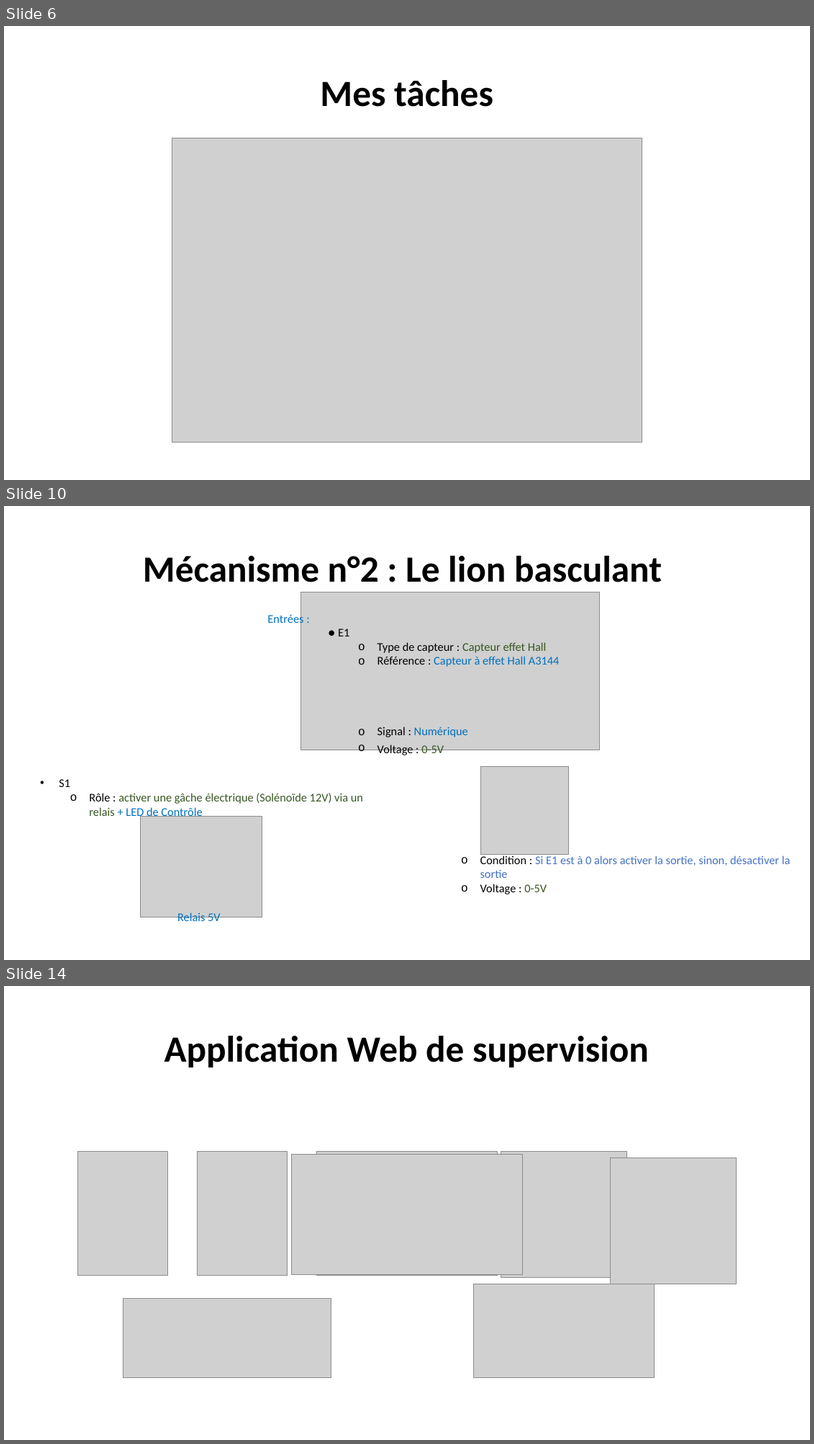
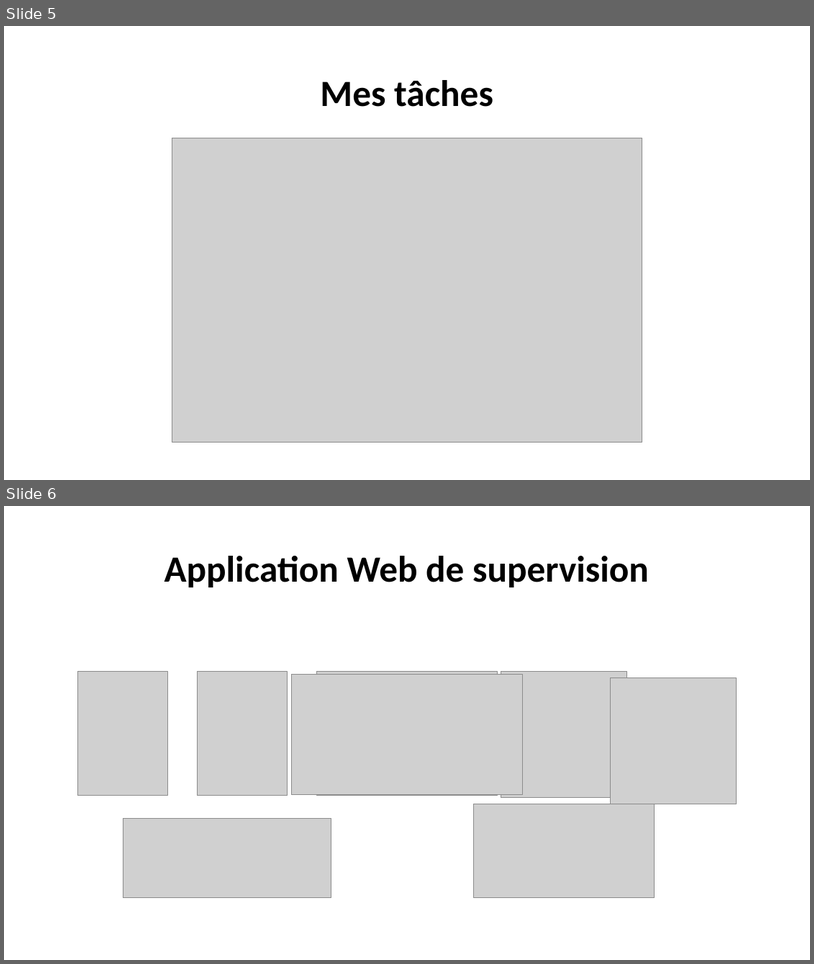
Before and after one commit to corentin-breny/Systeme_Escape_Game_13emePorte, a slide deck: Etudiants/Joshua/PremièreRevueDeProjet.pptx. Shown one above the other, each under a label of ours: slides 6, 10 and 14 before the commit, slides 5 and 6 after it; the slides between them are not shown. The pictures are 814x1444 and 814x964 pixels, drawn with LibreOffice and Linux fonts; fonts in the diff are those of the drawing; grey boxes stand for pictures; background and template pictures are left out. Boxes give left, top, right and bottom in pixels: in the first picture for what was removed or moved away, otherwise in the second. Text is boxed around its words. In the diff, an @@ line names an element or a change of style, - is before the commit and + after.

```diff
--- a/Etudiants/Joshua/PremièreRevueDeProjet.pptx
+++ b/Etudiants/Joshua/PremièreRevueDeProjet.pptx
@@ slide 10 removed at box(4, 506, 810, 960), background picture (left out) @@
@@ title removed at box(143, 556, 662, 582) @@
-Mécanisme n°2 : Le lion basculant
@@ picture removed at box(301, 592, 600, 750) @@
@@ text removed at box(268, 613, 560, 757) @@
-Entrées :
-● E1
-      o Type de capteur : Capteur effet Hall
-      o Référence : Capteur à effet Hall A3144
-      o Signal : Numérique
-      o Voltage : 0-5V
@@ text removed at box(59, 779, 363, 818) @@
-  • S1
-    o Rôle : activer une gâche électrique (Solénoïde 12V) via un relais + LED de Contrôle
@@ picture removed at box(481, 766, 569, 854) @@
@@ picture removed at box(141, 816, 262, 917) @@
@@ text removed at box(481, 855, 791, 894) @@
-    o Condition : Si E1 est à 0 alors activer la sortie, sinon, désactiver la sortie
-    o Voltage : 0-5V
@@ text removed at box(178, 912, 221, 924) @@
-Relais 5V
@@ what was slide 6 is now slide 5 @@
@@ what was slide 14 is now slide 6 @@
```
Also in this commit, not shown: 2 slides changed, 7 other slides removed, 1 other file.
